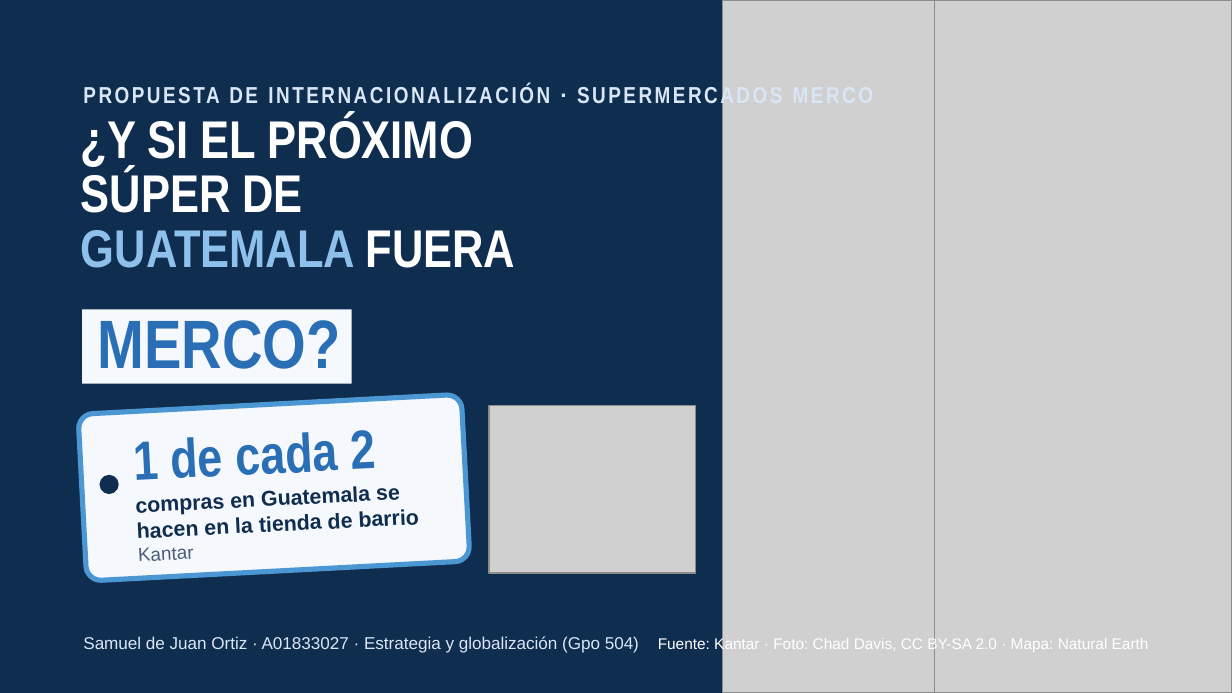
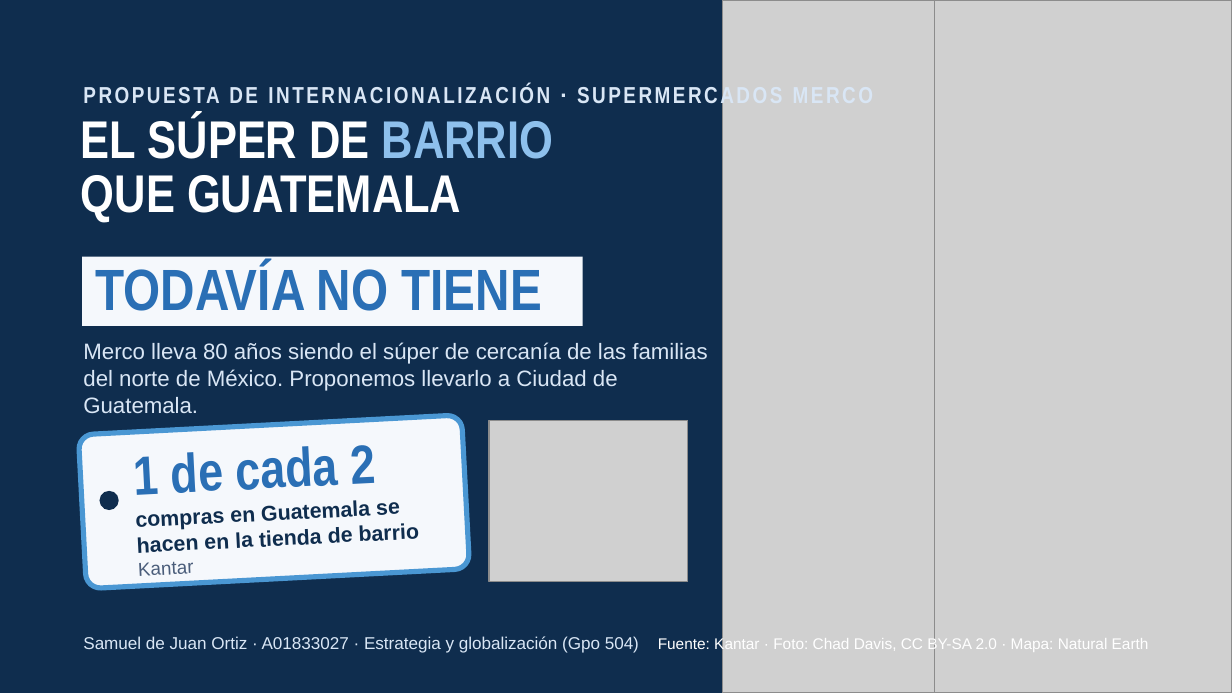
Before and after one commit to samueldejuan/samuel, a slide deck: slide 1 of presentacion/Pitch_Merco_Guatemala.pptx. Drawn at 1232x693 pixels with LibreOffice and Linux fonts; fonts in the diff are those of the drawing; grey boxes stand for pictures. Boxes give left, top, right and bottom in pixels: in the first picture for what was removed or moved away, otherwise in the second. Text is boxed around its words. In the diff, an @@ line names an element or a change of style, - is before the commit and + after.

```diff
--- a/presentacion/Pitch_Merco_Guatemala.pptx
+++ b/presentacion/Pitch_Merco_Guatemala.pptx
@@ title at box(81, 115, 553, 222): text changed @@
-¿Y SI EL PRÓXIMO
-SÚPER DE
-GUATEMALA FUERA
+EL SÚPER DE BARRIO
+QUE GUATEMALA
@@ rectangle added at box(83, 256, 583, 325), fill #F5F8FC, 34 pt, text #2A6FB5, bold @@
+TODAVÍA NO TIENE
@@ rectangle removed at box(83, 309, 352, 383) @@
-MERCO?
@@ text added at box(83, 342, 707, 391), 13 pt, text #D9E6F5 @@
+Merco lleva 80 años siendo el súper de cercanía de las familias del norte de México. Proponemos llevarlo a Ciudad de Guatemala.
@@ rounded rectangle: place and size @@
-rounded rectangle at box(78, 394, 470, 580)
+rounded rectangle at box(79, 415, 469, 589)
@@ rounded rectangle at box(79, 415, 469, 589): proportions changed @@
@@ text "1 de cada 2": place and size @@
-text "1 de cada 2" at box(134, 430, 376, 561)
+text "1 de cada 2" at box(134, 445, 376, 576)
@@ picture: place and size @@
-picture at box(489, 405, 696, 573)
+picture at box(489, 420, 687, 582)
@@ ellipse: place and size @@
-ellipse at box(100, 474, 120, 494)
+ellipse at box(100, 490, 120, 510)
```
Also in this commit, not shown: 7 other slides changed, 2 other files.
